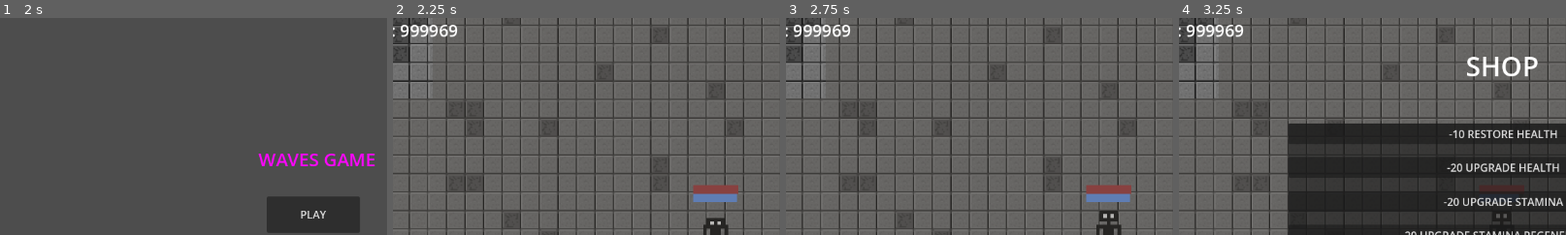
Above: before the commit, frames 1-4 (left to right).
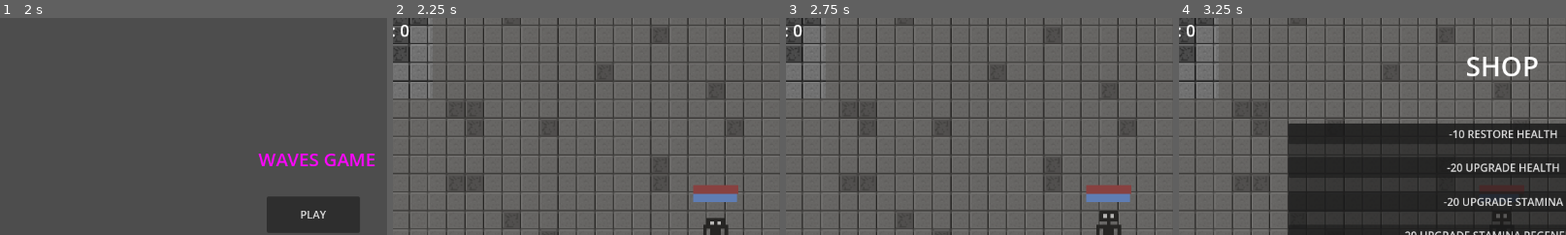
Above: after the commit, the same moments.

Repository: Rapro123/Waves_Game_Repo
Game: Godot game, scene res://scenes/main_menu.tscn
Same seed, same stepped clock (60 frames per second), same inputs: the game is played once before the commit and once after it. Sound files missing from this copy of the repository are replaced by a short silence.
Inputs (mouse positions are % of the whole screen's width and height, from its top left):
- Up to frame 1 (2 s): click "TUTORIAL" at 0.5 s; click "BACK TO MENU" at 1.25 s
- Up to frame 2 (2.25 s): click "PLAY" at 2 s
- Up to frame 3 (2.75 s): no input
- Up to frame 4 (3.25 s): click (66, 50) at 2.75 s
The pictures show only the part of the screen within x 8-58%, y 0-50%; the shares and areas given below are measured in that part.

Frame 1 is identical in both runs. In frame 2, 0.5% of the frame differs, in the area x 2-17%, y 3-9%; in frame 3, 0.5%; in frame 4, 0.5%.

Commit message:
done with sounds, made enemy dying better

Diff:
--- a/waves-game/scenes/Scripts/enemy.gd
+++ b/waves-game/scenes/Scripts/enemy.gd
@@ -4,15 +4,22 @@
 
 @export var max_enemy_health = 5
 @onready var enemy_health: int = max_enemy_health
+@onready var hurt_sound: AudioStreamPlayer2D = $"hurt sound"
+@onready var hitbox: Area2D = $hitbox
+
 
 var dead = false
 
+var fade_duration := 1.5
+
 func _process(_delta: float) -> void:
 	move_and_slide()
-	check_death()
+
+	if !dead:
+		check_death()
 
 func _on_hitbox_area_entered(area: Area2D) -> void:
-	if "damage" in area:
+	if "damage" in area and !dead:
 		enemy_health -= area.damage
 
 		enemy_hurt.emit()
@@ -21,4 +28,20 @@
 	if enemy_health <= 0:
 		dead = true
 		enemy_died.emit()
+		hurt_sound.play()
+		fade_away()
+
+
+func health_update(new_health: int):
+	max_enemy_health += new_health
+
+
+func _on_hurt_sound_finished() -> void:
+	if dead:
 		queue_free()
+
+
+func fade_away():
+	var fade_tween = create_tween()
+
+	fade_tween.tween_property(self, "modulate:a", 0.0, fade_duration)
--- a/waves-game/scenes/Scripts/enemy_spawner.gd
+++ b/waves-game/scenes/Scripts/enemy_spawner.gd
@@ -4,6 +4,8 @@
 @export var enemy = preload("res://scenes/enemy.tscn")
 @onready var enemy_handler: Node = $"../enemy_handler"
 @onready var spawn_sound: AudioStreamPlayer2D = $"spawn sound"
+
+var health := 1
 
 var enemies_spawned := 5
 
@@ -18,8 +20,14 @@
 
 		enemy_instance.enemy_died.connect(give_player_score)
 
-	enemies_spawned += 1
+	enemies_spawned += 2
+	upgrade_health()
+	health += 1
 
 
 func give_player_score():
 	give_score.emit()
+
+func upgrade_health():
+	var enemy_instance = enemy.instantiate()
+	enemy_instance.health_update(health)
--- a/waves-game/scenes/Scripts/enemy_stunned.gd
+++ b/waves-game/scenes/Scripts/enemy_stunned.gd
@@ -4,6 +4,7 @@
 @onready var stun_timer: Timer = $stun_timer
 @onready var animated_sprite_2d: AnimatedSprite2D = %AnimatedSprite2D
 @onready var collision_shape_2d: CollisionShape2D = %CollisionShape2D
+@onready var hurt_sound: AudioStreamPlayer2D = $"../../hurt sound"
 
 @export var enemy = CharacterBody2D
 
@@ -12,6 +13,7 @@
 	enemy.velocity = Vector2.ZERO
 	stun_timer.start()
 	collision_shape_2d.set_deferred("disabled", true)
+	hurt_sound.play()
 
 func physics_update(_delta: float):
 	pass
--- a/waves-game/scenes/Scripts/main.gd
+++ b/waves-game/scenes/Scripts/main.gd
@@ -6,6 +6,8 @@
 @onready var wave_spawning_timer: Timer = $"wave spawning timer"
 @onready var shop: Control = %shop
 @onready var bg_music: AudioStreamPlayer2D = $"bg music"
+@onready var game_over_sound: AudioStreamPlayer2D = $"game over"
+@onready var game_over_music: AudioStreamPlayer2D = $"game over music"
 
 var wave_spawning = false
 var wave_off_emitted = true
@@ -34,6 +36,8 @@
 
 
 func _on_player_player_dead() -> void:
+	game_over_sound.play()
+	game_over_music.play()
 	game_over.show()
 
 
--- a/waves-game/scenes/Scripts/main_menu.gd
+++ b/waves-game/scenes/Scripts/main_menu.gd
@@ -1,4 +1,9 @@
 extends Node2D
+
+@onready var bg_music: AudioStreamPlayer2D = $"bg music"
+
+func _ready() -> void:
+	bg_music.play()
 
 func _on_play_pressed() -> void:
 	get_tree().change_scene_to_file("res://scenes/main.tscn")
@@ -10,3 +15,7 @@
 
 func _on_tutorial_pressed() -> void:
 	get_tree().change_scene_to_file("res://scenes/tutorial.tscn")
+
+
+func _on_bg_music_finished() -> void:
+	bg_music.play()
--- a/waves-game/scenes/Scripts/player.gd
+++ b/waves-game/scenes/Scripts/player.gd
@@ -4,7 +4,7 @@
 signal player_got_money
 signal upgrade_weapon
 
-var max_health = 5
+@export var max_health = 5
 @onready var health: int = max_health
 
 @onready var timer: Timer = %"out of zone damage"
--- a/waves-game/scenes/Scripts/stunned.gd
+++ b/waves-game/scenes/Scripts/stunned.gd
@@ -3,6 +3,7 @@
 
 @onready var animated_sprite_2d: AnimatedSprite2D = %AnimatedSprite2D
 @onready var stun_timer: Timer = $"stun timer"
+@onready var hurt_sound: AudioStreamPlayer2D = $"../../hurt sound"
 
 var character_dead = false
 
@@ -12,6 +13,7 @@
 
 	stun_timer.start()
 
+	hurt_sound.play()
 	animated_sprite_2d.play("hurt")
 
 func physics_update(_delta: float):
--- a/waves-game/scenes/Scripts/tutorial.gd
+++ b/waves-game/scenes/Scripts/tutorial.gd
@@ -1,5 +1,9 @@
 extends Control
 
+@onready var bg_music: AudioStreamPlayer2D = $"bg music"
+
+func _ready() -> void:
+	bg_music.play()
 
 func _on_play_pressed() -> void:
 	get_tree().change_scene_to_file("res://scenes/main.tscn")
@@ -7,3 +11,7 @@
 
 func _on_back_pressed() -> void:
 	get_tree().change_scene_to_file("res://scenes/main_menu.tscn")
+
+
+func _on_bg_music_finished() -> void:
+	bg_music.play()
--- a/waves-game/scenes/enemy.tscn
+++ b/waves-game/scenes/enemy.tscn
@@ -11,6 +11,7 @@
 [ext_resource type="Script" uid="uid://jsywj8vhft5v" path="res://scenes/Scripts/hitbox.gd" id="5_c4w8v"]
 [ext_resource type="Script" uid="uid://4so1l4ycnyo7" path="res://scenes/Scripts/enemy_stunned.gd" id="5_nenq2"]
 [ext_resource type="AudioStream" uid="uid://wbp2heff648y" path="res://sounds/400-sounds-pack/Footsteps/foley_footstep_concrete_1.wav" id="11_w8i8w"]
+[ext_resource type="AudioStream" uid="uid://bjy6tcqri03bl" path="res://sounds/freesfx/FreeSFX/GameSFX/Impact/Retro Impact 20.wav" id="12_otmr2"]
 
 [sub_resource type="AtlasTexture" id="AtlasTexture_8qclf"]
 atlas = ExtResource("2_nenq2")
@@ -113,7 +114,7 @@
 enemy = NodePath("../..")
 
 [node name="stun_timer" type="Timer" parent="state machine/enemy_stunned"]
-wait_time = 2.0
+wait_time = 2.21
 one_shot = true
 
 [node name="hitbox" type="Area2D" parent="."]
@@ -121,7 +122,7 @@
 collision_mask = 8
 script = ExtResource("5_c4w8v")
 
-[node name="CollisionShape2D" type="CollisionShape2D" parent="hitbox"]
+[node name="CollisionShape2D hitbox" type="CollisionShape2D" parent="hitbox"]
 position = Vector2(0.99999976, -4.9999995)
 shape = SubResource("CapsuleShape2D_md0e3")
 
@@ -131,7 +132,11 @@
 unique_name_in_owner = true
 stream = ExtResource("11_w8i8w")
 
+[node name="hurt sound" type="AudioStreamPlayer2D" parent="."]
+stream = ExtResource("12_otmr2")
+
 [connection signal="enemy_hurt" from="." to="state machine/chase" method="_on_enemy_enemy_hurt"]
 [connection signal="timeout" from="state machine/chase/footsteps timer" to="state machine/chase" method="_on_footsteps_timer_timeout"]
 [connection signal="timeout" from="state machine/enemy_stunned/stun_timer" to="state machine/enemy_stunned" method="_on_stun_timer_timeout"]
 [connection signal="area_entered" from="hitbox" to="." method="_on_hitbox_area_entered"]
+[connection signal="finished" from="hurt sound" to="." method="_on_hurt_sound_finished"]
--- a/waves-game/scenes/main.tscn
+++ b/waves-game/scenes/main.tscn
@@ -12,6 +12,8 @@
 [ext_resource type="PackedScene" uid="uid://df8yo8oyu778p" path="res://scenes/score.tscn" id="9_choun"]
 [ext_resource type="PackedScene" uid="uid://bckqfexegpt58" path="res://scenes/shop.tscn" id="11_eb6dy"]
 [ext_resource type="AudioStream" uid="uid://moyy2ia4kj5c" path="res://sounds/yet-another-free-music-pack/Space Horror InGame Music (Exploration) _Clement Panchout.wav" id="12_eb6dy"]
+[ext_resource type="AudioStream" uid="uid://df3j32gh4b7d3" path="res://sounds/freesfx/FreeSFX/Voices/Game Over.wav" id="13_trceg"]
+[ext_resource type="AudioStream" uid="uid://bh3ko8ji3fbe8" path="res://sounds/freesfx/FreeSFX/GameSFX/Music/Negative/Retro Negative Melody 02 - space voice pad.wav" id="14_a8y0u"]
 
 [sub_resource type="TileSetAtlasSource" id="TileSetAtlasSource_tbgi4"]
 texture = ExtResource("1_jyhfs")
@@ -330,7 +332,7 @@
 visible = false
 
 [node name="score" parent="CanvasLayer" instance=ExtResource("9_choun")]
-score = 999969
+score = 0
 
 [node name="enemy_handler" type="Node" parent="."]
 
@@ -339,6 +341,12 @@
 
 [node name="bg music" type="AudioStreamPlayer2D" parent="."]
 stream = ExtResource("12_eb6dy")
+
+[node name="game over" type="AudioStreamPlayer2D" parent="."]
+stream = ExtResource("13_trceg")
+
+[node name="game over music" type="AudioStreamPlayer2D" parent="."]
+stream = ExtResource("14_a8y0u")
 
 [connection signal="wave_off" from="." to="tower/Area2D" method="_on_main_wave_off"]
 [connection signal="wave_on" from="." to="enemy spawner" method="_on_main_wave_on"]
--- a/waves-game/scenes/main_menu.tscn
+++ b/waves-game/scenes/main_menu.tscn
@@ -1,6 +1,7 @@
-[gd_scene load_steps=3 format=3 uid="uid://cnolbgn5uboce"]
+[gd_scene load_steps=4 format=3 uid="uid://cnolbgn5uboce"]
 
 [ext_resource type="Script" uid="uid://bxne6kp5bwone" path="res://scenes/Scripts/main_menu.gd" id="1_l6cm7"]
+[ext_resource type="AudioStream" uid="uid://dwqw6hstr6no8" path="res://sounds/freesfx/FreeSFX/GameSFX/Music/ChipWave/Retro Music - ABMU - ChipWave 01.wav" id="2_ekxnf"]
 
 [sub_resource type="LabelSettings" id="LabelSettings_l6cm7"]
 font_size = 27
@@ -56,6 +57,10 @@
 horizontal_alignment = 1
 vertical_alignment = 1
 
+[node name="bg music" type="AudioStreamPlayer2D" parent="."]
+stream = ExtResource("2_ekxnf")
+
 [connection signal="pressed" from="buttons/Play" to="." method="_on_play_pressed"]
 [connection signal="pressed" from="buttons/tutorial" to="." method="_on_tutorial_pressed"]
 [connection signal="pressed" from="buttons/exit" to="." method="_on_exit_pressed"]
+[connection signal="finished" from="bg music" to="." method="_on_bg_music_finished"]
--- a/waves-game/scenes/player.tscn
+++ b/waves-game/scenes/player.tscn
@@ -16,6 +16,7 @@
 [ext_resource type="Texture2D" uid="uid://hhhc3ld05o6v" path="res://Sprites/health bar.png" id="11_d2wvv"]
 [ext_resource type="Script" uid="uid://bgtjkpesdb4wd" path="res://scenes/Scripts/player_health_bar.gd" id="12_3v2ag"]
 [ext_resource type="AudioStream" uid="uid://c3apilt6fqxos" path="res://sounds/freesfx/FreeSFX/GameSFX/FootStep/Retro FootStep 03.wav" id="16_a8ls1"]
+[ext_resource type="AudioStream" uid="uid://dfm4wd06m6vgf" path="res://sounds/freesfx/FreeSFX/GameSFX/Impact/Retro Impact Punch 07.wav" id="17_qfm1y"]
 
 [sub_resource type="AtlasTexture" id="AtlasTexture_3v2ag"]
 atlas = ExtResource("2_smehm")
@@ -233,6 +234,9 @@
 [node name="footsteps" type="AudioStreamPlayer2D" parent="."]
 unique_name_in_owner = true
 stream = ExtResource("16_a8ls1")
+
+[node name="hurt sound" type="AudioStreamPlayer2D" parent="."]
+stream = ExtResource("17_qfm1y")
 
 [connection signal="player_dead" from="." to="StateMachine/Walk" method="_on_player_player_dead"]
 [connection signal="player_dead" from="." to="StateMachine/Idle" method="_on_player_player_dead"]
--- a/waves-game/scenes/tutorial.tscn
+++ b/waves-game/scenes/tutorial.tscn
@@ -1,6 +1,7 @@
-[gd_scene load_steps=2 format=3 uid="uid://hidi6fefibyw"]
+[gd_scene load_steps=3 format=3 uid="uid://hidi6fefibyw"]
 
 [ext_resource type="Script" uid="uid://qtnm0ia3djlo" path="res://scenes/Scripts/tutorial.gd" id="1_c13y7"]
+[ext_resource type="AudioStream" uid="uid://btshkuou5uqh1" path="res://sounds/freesfx/FreeSFX/GameSFX/Music/Nes Style/Retro Music Loop - PV8 - NES Style 01.wav" id="2_8ho6b"]
 
 [node name="tutorial" type="Control"]
 layout_mode = 3
@@ -42,5 +43,9 @@
 offset_bottom = 514.0
 text = "BACK TO MENU"
 
+[node name="bg music" type="AudioStreamPlayer2D" parent="."]
+stream = ExtResource("2_8ho6b")
+
 [connection signal="pressed" from="PLAY" to="." method="_on_play_pressed"]
 [connection signal="pressed" from="back" to="." method="_on_back_pressed"]
+[connection signal="finished" from="bg music" to="." method="_on_bg_music_finished"]
Not shown: 1 places in waves-game/scenes/enemy.tscn that only renumber resources
Not shown: 1 places in waves-game/scenes/main.tscn that only renumber resources
Not shown: 1 places in waves-game/scenes/player.tscn that only renumber resources
